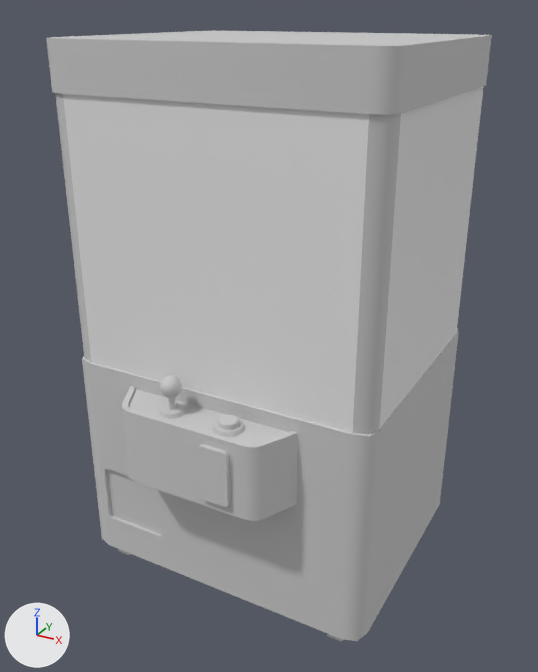
A saved change to the FBX model Assets/Graphics/Probs/Funiture/FBX/Claw_Machine_001.FBX.
Before and after are seen from a camera (50 mm lens) standing at (1.004, -1.837, 1.667) and looking at (0.01, -0.03, 0.764). The lights are fixed; the arrows at lower left show +X, +Y and +Z. Where no turn or scale is listed for an object, it has been applied to the vertices.

Objects in the first picture: 'Claw_Machine_001', 'Claw_Machine_001_Door', 'Claw_Machine_001_Glass'.
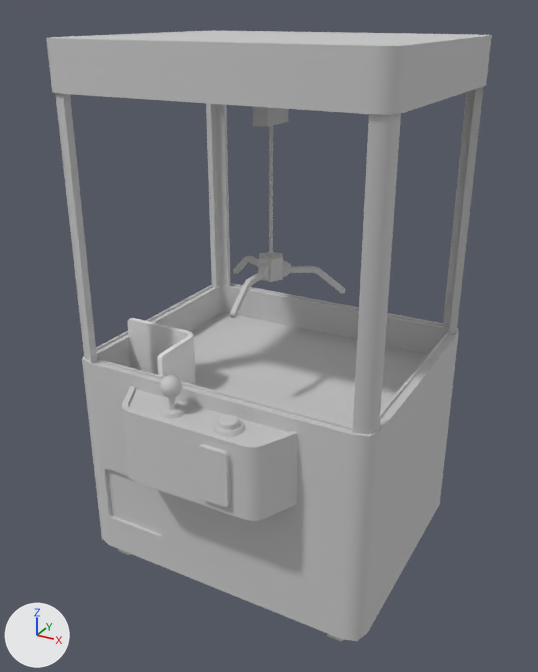
Changed parts and their boxes (x1, y1, x2, y2) in the pictures (538 x 672 px):
'Claw_Machine_001_Glass', deleted: before (63, 86, 484, 433)
'Claw_Machine_001_Barricade', unchanged, uncovered by the edit: after (127, 318, 196, 385)

The change, as a list of edits to the scene's bpy script:
```text
Remove ob_claw_machine_001_glass:
    ob_claw_machine_001_glass = bpy.data.objects.new('Claw_Machine_001_Glass', me_mesh_001)
    ob_claw_machine_001_glass.location = (0.0, 0.0, 0.0)
```
